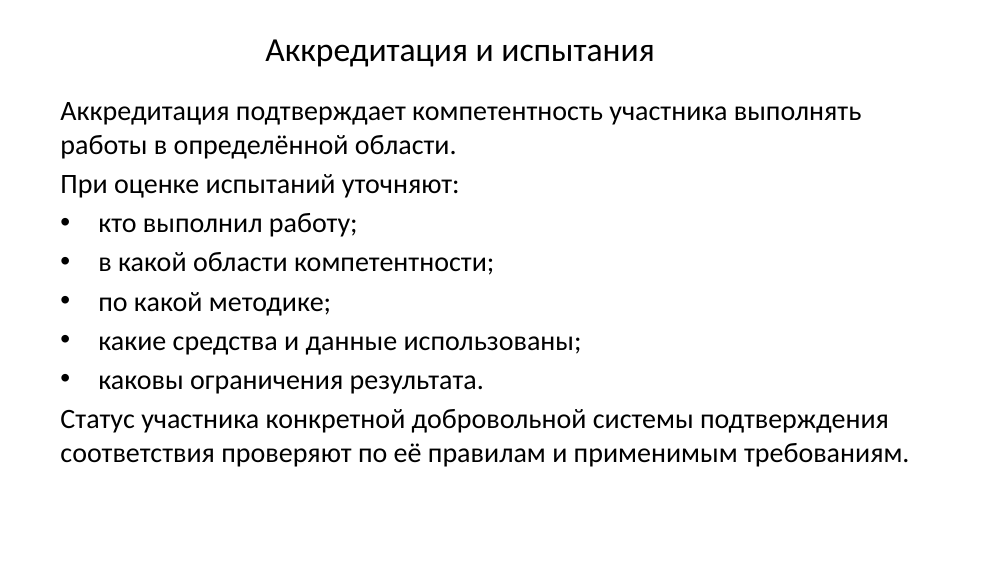
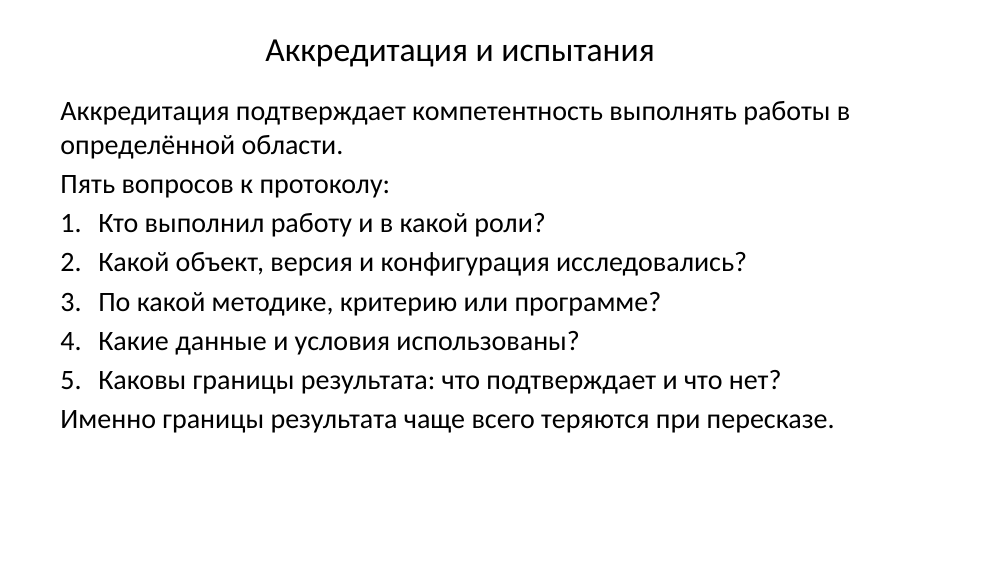
Before and after one commit to arasskazov/IFTIS-KII-2026, a slide deck: slide 20 of Lec_1_Модуль 1_1_Слайд-конспект.pptx (slide 8 before the commit). Drawn at 1008x567 pixels with LibreOffice and Linux fonts; fonts in the diff are those of the drawing; background and template pictures are left out. Boxes give left, top, right and bottom in pixels: in the first picture for what was removed or moved away, otherwise in the second. Text is boxed around its words. In the diff, an @@ line names an element or a change of style, - is before the commit and + after.

```diff
--- a/Lec_1_Модуль 1_1_Слайд-конспект.pptx
+++ b/Lec_1_Модуль 1_1_Слайд-конспект.pptx
@@ text at (x1=60, y1=101, x2=850, y2=433): text changed @@
-Аккредитация подтверждает компетентность участника выполнять работы в определённой области.
-При оценке испытаний уточняют:
-• кто выполнил работу;
-• в какой области компетентности;
-• по какой методике;
-• какие средства и данные использованы;
-• каковы ограничения результата.
-Статус участника конкретной добровольной системы подтверждения соответствия проверяют по её правилам и применимым требованиям.
+Аккредитация подтверждает компетентность выполнять работы в определённой области.
+Пять вопросов к протоколу:
+1. Кто выполнил работу и в какой роли?
+2. Какой объект, версия и конфигурация исследовались?
+3. По какой методике, критерию или программе?
+4. Какие данные и условия использованы?
+5. Каковы границы результата: что подтверждает и что нет?
+Именно границы результата чаще всего теряются при пересказе.
```
Also in this commit, not shown: 6 other slides changed, 23 slides added, 2 slides removed.
